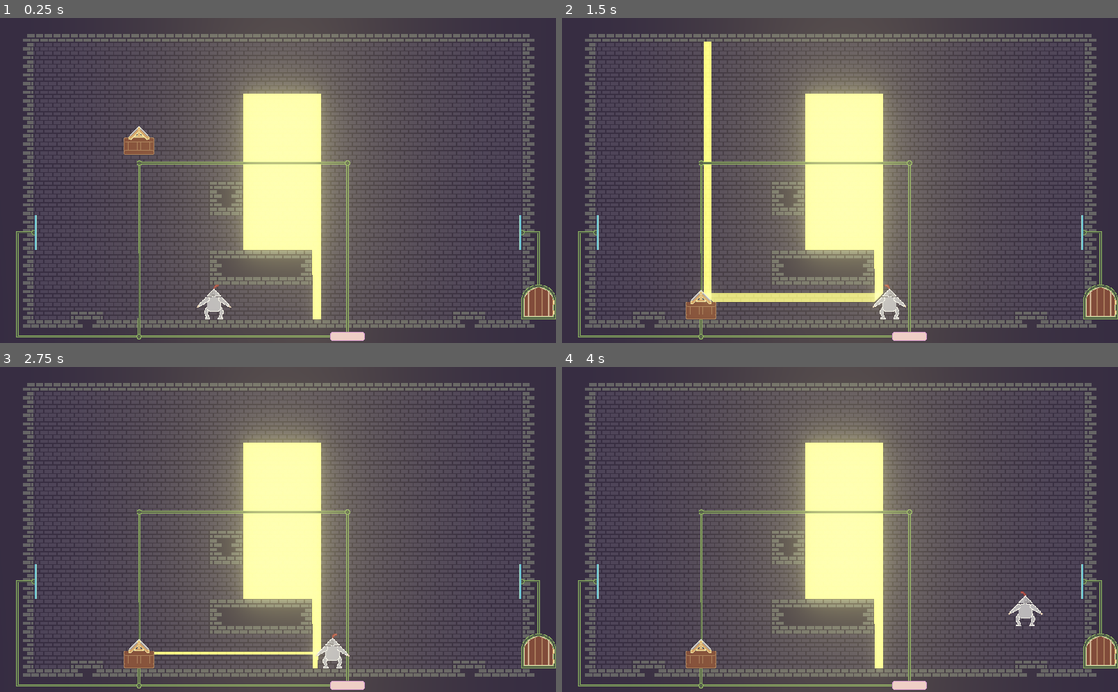
Above: before the commit, frames 1-4 (two rows, left to right).
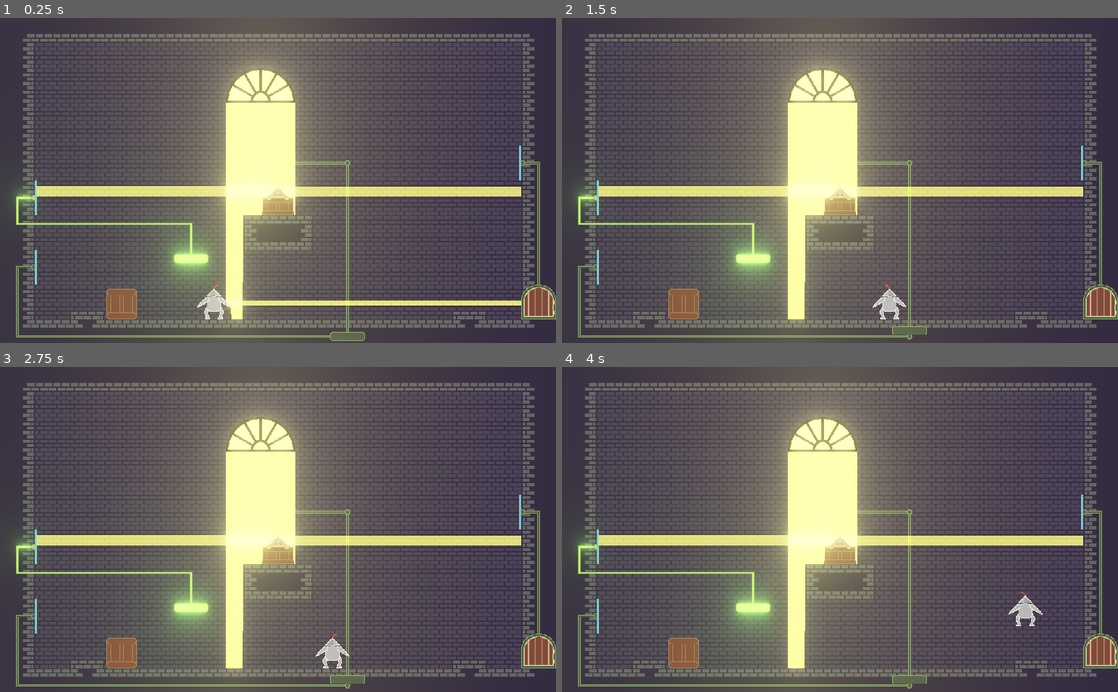
Above: after the commit, the same moments.

Repository: marc-jones/game-off-2022
Game: Godot game, scene res://nodes/levels/LevelB.tscn
Same seed, same stepped clock (60 frames per second), same inputs: the game is played once before the commit and once after it. This scene is started directly instead of the project's main scene.
Inputs (mouse positions are in pixels of both pictures, inside the frame that each line leads up to):
- Up to frame 1 (0.25 s): no input
- Up to frame 2 (1.5 s): move the mouse to (962, 164) at 0.52 s; hold Right (move_right) from 0.53 s (still down); tap Down (crouch) at 0.6, 1.35 s; tap Space (jump) at 0.77 s; move the mouse to (728, 196) at 1.27 s
- Up to frame 3 (2.75 s): tap Space (jump) at 1.52 s; move the mouse to (333, 458) at 2.02 s; release Right (move_right) at 2.03 s; hold Left (move_left) from 2.03 s (still down); tap Down (crouch) at 2.1 s
- Up to frame 4 (4 s): move the mouse to (812, 594) at 2.77 s; release Left (move_left) at 2.78 s; hold Right (move_right) from 2.78 s (still down); tap Down (crouch) at 2.85, 3.6 s; tap Space (jump) at 3.02, 3.77 s; move the mouse to (1006, 578) at 3.52 s

The runs differ from the first frame. In frame 1, 19% of the frame differs, in the area x 1-98%, y 10-100%; in frame 2, 19%, in the area x 1-98%, y 7-100%; in frame 3, 18%; in frame 4, 18%.

Commit message:
Drop off level

Diff:
--- a/nodes/levels/LevelB.tscn
+++ b/nodes/levels/LevelB.tscn
@@ -6,8 +6,10 @@
 [ext_resource path="res://nodes/Wiring.tscn" type="PackedScene" id=5]
 [ext_resource path="res://assets/mirror_holder.png" type="Texture" id=6]
 [ext_resource path="res://scripts/LevelScene.gd" type="Script" id=7]
+[ext_resource path="res://nodes/TogglePlatform.tscn" type="PackedScene" id=8]
 [ext_resource path="res://nodes/LevelExit.tscn" type="PackedScene" id=9]
-[ext_resource path="res://nodes/Platform.tscn" type="PackedScene" id=11]
+[ext_resource path="res://nodes/SmallWindow.tscn" type="PackedScene" id=10]
+[ext_resource path="res://nodes/PushBox.tscn" type="PackedScene" id=11]
 [ext_resource path="res://nodes/PlatformTrack.tscn" type="PackedScene" id=12]
 [ext_resource path="res://nodes/Door.tscn" type="PackedScene" id=13]
 [ext_resource path="res://nodes/Player.tscn" type="PackedScene" id=14]
@@ -42,7 +44,7 @@
 0/shapes = [  ]
 0/z_index = 0
 
-[node name="PlayState" type="Node2D"]
+[node name="LevelB" type="Node2D"]
 script = ExtResource( 7 )
 
 [node name="WorldEnvironment" type="WorldEnvironment" parent="."]
@@ -55,10 +57,31 @@
 collision_layer = 3
 collision_mask = 3
 format = 1
-tile_data = PoolIntArray( -1, 2, 1, -65536, 2, 2, -65535, 2, …(1603 unchanged characters)…  0, 327684, 0, 0, 327685, 0, 0, 327686, 2, 196608, 327687, 0, 0, 327688, 0, 0, 327689, 0, 0, 327690, 0, 0, 327691, 0, 0, 327692, 0, 0, 327693, 0, 0, 327694, 0, 0, 327695, 2, 65537, 327696, 2, 65539, 458751, 2, 65537, 393216, 2, 65539, 393217, 0, 0, 393218, 0, 0, 393219, 0, 0, 393220, 0, 0, 393221, 0, 0, 393222, 0, 0, 393223, 0, 0, 393224, 0, 0, 393225, 0, 0, 393226, 0, 0, 393227, 0, 0, 393228, 0, 0, 393229, 0, 0, 393230, 0, 0, 393231, 2, 65537, 393232, 2, 65539, 524287, 2, 65537, 458752, 2, 65539, 458753, 0, 0, 458754, 0, 0, 458755, 0, 0, 458756, 0, 0, 458757, 0, 0, 458758, 2, 196609, 458759, 2, 196610, 458760, 2, 196611, 458761, 0, 0, 458762, 0, 0, 458763, 0, …(1058 unchanged characters)…
+tile_data = PoolIntArray( -1, 2, 1, -65536, 2, 2, -65535, 2, …(1603 unchanged characters)…  0, 327684, 0, 0, 327685, 0, 0, 327686, 0, 0, 327687, 0, 0, 327688, 0, 0, 327689, 0, 0, 327690, 0, 0, 327691, 0, 0, 327692, 0, 0, 327693, 0, 0, 327694, 0, 0, 327695, 2, 65537, 327696, 2, 65539, 458751, 2, 65537, 393216, 2, 65539, 393217, 0, 0, 393218, 0, 0, 393219, 0, 0, 393220, 0, 0, 393221, 0, 0, 393222, 0, 0, 393223, 2, 196609, 393224, 2, 196611, 393225, 0, 0, 393226, 0, 0, 393227, 0, 0, 393228, 0, 0, 393229, 0, 0, 393230, 0, 0, 393231, 2, 65537, 393232, 2, 65539, 524287, 2, 65537, 458752, 2, 65539, 458753, 0, 0, 458754, 0, 0, 458755, 0, 0, 458756, 0, 0, 458757, 0, 0, 458758, 0, 0, 458759, 0, 0, 458760, 0, 0, 458761, 0, 0, 458762, 0, 0, 458763, 0, …(1058 unchanged characters)…
 
 [node name="Door" parent="." instance=ExtResource( 13 )]
 position = Vector2( 992, 524 )
+
+[node name="Wiring2" parent="." instance=ExtResource( 5 )]
+points = PoolVector2Array( 64, 460, 32, 460, 32, 588, 640, 588 )
+target = NodePath("../PlatformTrack")
+instant = true
+
+[node name="PlatformTrack" parent="." instance=ExtResource( 12 )]
+points = PoolVector2Array( 640, 588, 640, 268, 480, 268 )
+default_color = Color( 0.541176, 0.690196, 0.376471, 1 )
+platform_path = NodePath("../TogglePlatform")
+
+[node name="TogglePlatform" parent="." instance=ExtResource( 8 )]
+position = Vector2( 640, 588 )
+
+[node name="Wiring3" parent="." instance=ExtResource( 5 )]
+points = PoolVector2Array( 64, 332, 32, 332, 32, 380, 352, 380, 352, 444 )
+target = NodePath("../TogglePlatform2")
+instant = true
+
+[node name="TogglePlatform2" parent="." instance=ExtResource( 8 )]
+position = Vector2( 352, 444 )
 
 [node name="LightManager" type="Node2D" parent="."]
 modulate = Color( 1.3, 1.3, 1, 1 )
@@ -68,42 +91,40 @@
 
 [node name="Line2D" type="Line2D" parent="LightManager/Origins"]
 position = Vector2( 64, 64 )
-points = PoolVector2Array( 384, 76, 528, 76, 528, 140 )
+points = PoolVector2Array( 352, 92, 480, 92, 480, 140 )
 default_color = Color( 1, 1, 1, 1 )
 end_cap_mode = 2
+
+[node name="SmallWindow" parent="." instance=ExtResource( 10 )]
+position = Vector2( 480, 124 )
 
 [node name="LevelObjects" type="Node2D" parent="."]
 
 [node name="Wiring" parent="LevelObjects" instance=ExtResource( 5 )]
 position = Vector2( 374, -260 )
-points = PoolVector2Array( 586, 656, 618, 656, 618, 752 )
+points = PoolVector2Array( 586, 528, 618, 528, 618, 752 )
 target = NodePath("../../Door")
 instant = true
 
-[node name="Wiring2" parent="LevelObjects" instance=ExtResource( 5 )]
-points = PoolVector2Array( 64, 396, 32, 396, 32, 588, 640, 588 )
-target = NodePath("../PlatformTrack")
-instant = true
+[node name="InstantLightSwitch" parent="LevelObjects" instance=ExtResource( 15 )]
+position = Vector2( 64, 460 )
+rotation = -3.14159
+target = NodePath("../../Wiring2")
 
-[node name="InstantLightSwitch" parent="LevelObjects" instance=ExtResource( 15 )]
-position = Vector2( 64, 396 )
+[node name="InstantLightSwitch3" parent="LevelObjects" instance=ExtResource( 15 )]
+position = Vector2( 64, 332 )
 rotation = -3.14159
-target = NodePath("../Wiring2")
+target = NodePath("../../Wiring3")
 
 [node name="InstantLightSwitch2" parent="LevelObjects" instance=ExtResource( 15 )]
-position = Vector2( 960, 396 )
+position = Vector2( 960, 268 )
 target = NodePath("../Wiring")
 
-[node name="PlatformTrack" parent="LevelObjects" instance=ExtResource( 12 )]
-points = PoolVector2Array( 640, 588, 640, 268, 256.755, 268, 256, 588 )
-default_color = Color( 0.541176, 0.690196, 0.376471, 1 )
-platform_path = NodePath("../Platform")
-
-[node name="Platform" parent="LevelObjects" instance=ExtResource( 11 )]
-position = Vector2( 640, 588 )
+[node name="PushBox" parent="LevelObjects" instance=ExtResource( 11 )]
+position = Vector2( 224, 524 )
 
 [node name="BentMirrorPushBox" parent="LevelObjects" instance=ExtResource( 3 )]
-position = Vector2( 256, 204 )
+position = Vector2( 512, 348 )
 
 [node name="ForegroundTileMap" type="TileMap" parent="."]
 position = Vector2( 0, -20 )
--- a/scripts/PlatformTrack.gd
+++ b/scripts/PlatformTrack.gd
@@ -43,12 +43,16 @@
 	$OnlineFill.show()
 	for node in online_nodes:
 		node.show()
+	if get_node(platform_path).has_method("activate"):
+		get_node(platform_path).activate()
 
 func deactivate():
 	active = false
 	$OnlineFill.hide()
 	for node in online_nodes:
 		node.hide()
+	if get_node(platform_path).has_method("deactivate"):
+		get_node(platform_path).deactivate()
 
 func _physics_process(delta):
 	if not Engine.editor_hint:
--- a/scripts/SceneManager.gd
+++ b/scripts/SceneManager.gd
@@ -16,7 +16,8 @@
 	preload("res://nodes/levels/LevelC.tscn"),
 	preload("res://nodes/levels/LevelX.tscn"),
 	preload("res://nodes/levels/LevelA.tscn"),
-	preload("res://nodes/levels/LevelD.tscn")
+	preload("res://nodes/levels/LevelD.tscn"),
+	preload("res://nodes/levels/LevelB.tscn")
 ]
 var levels_completed = []
 var current_level = 0
Not shown: 1 places in nodes/levels/LevelB.tscn that only renumber resources
